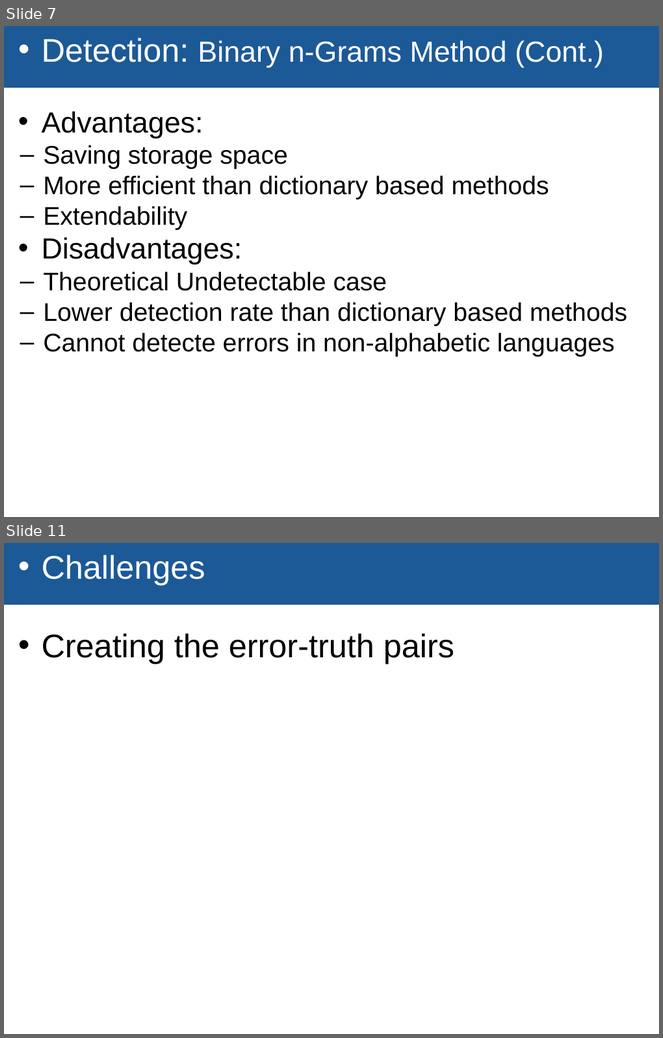
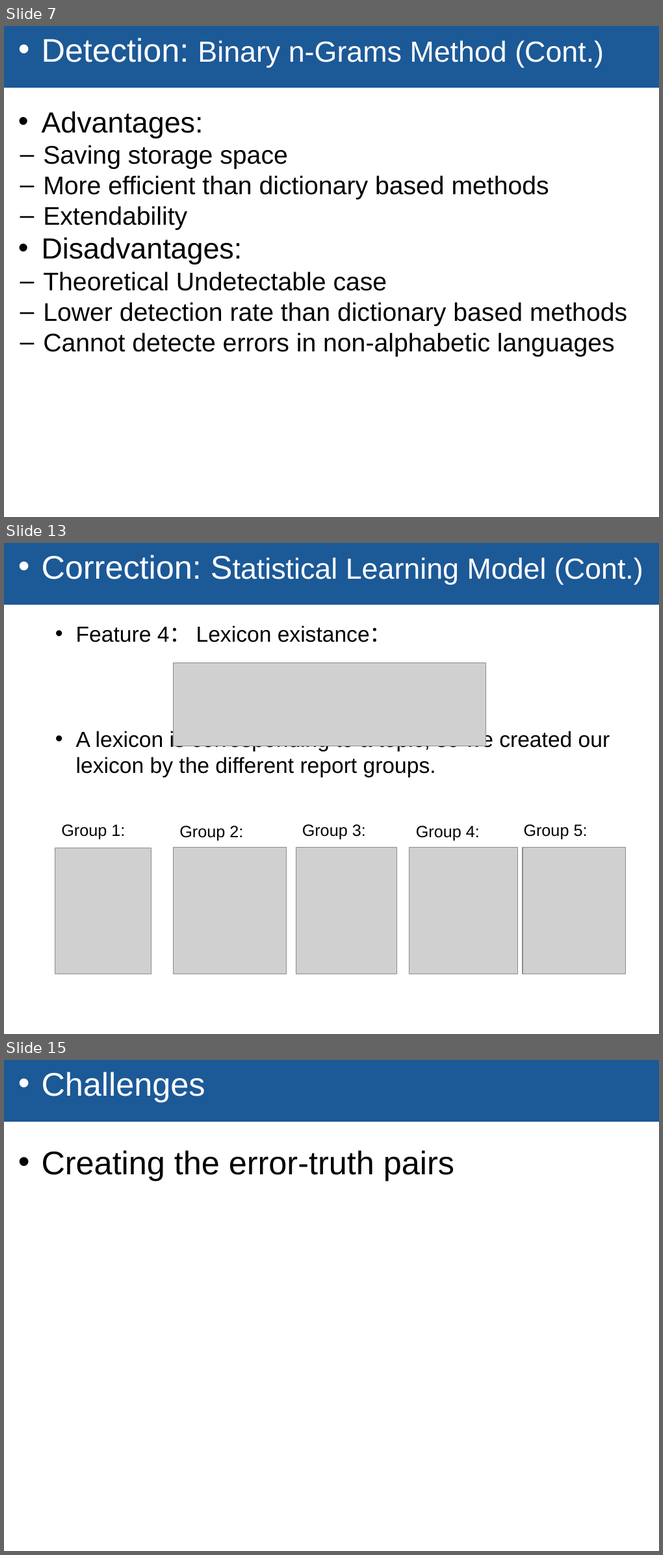
Before and after one commit to TZstatsADS/Fall2018-Project4-sec1-grp5, a slide deck: GR5243 pro4.pptx. Shown one above the other, each under a label of ours: slides 7 and 11 before the commit, slides 7, 13 and 15 after it; the slides between them are not shown. The pictures are 663x1038 and 663x1555 pixels, drawn with LibreOffice and Linux fonts; fonts in the diff are those of the drawing; grey boxes stand for pictures; background and template pictures are left out. Boxes give left, top, right and bottom in pixels: in the first picture for what was removed or moved away, otherwise in the second. Text is boxed around its words. In the diff, an @@ line names an element or a change of style, - is before the commit and + after.

```diff
--- a/GR5243 pro4.pptx
+++ b/GR5243 pro4.pptx
@@ slide 13 added at box(4, 543, 659, 1034), background #FFFFFF; not listed: 1 template element that a slide beside it also shows @@
@@ text added at box(42, 555, 644, 778), 24 pt, text #000000 @@
+• Correction: Statistical Learning Model (Cont.)
+    • Feature 4： Lexicon existance：
+    • A lexicon is corresponding to a topic, so we created our lexicon by the different report groups.
@@ picture added at box(173, 663, 486, 746) @@
@@ text added at box(61, 824, 125, 840), 18 pt, text #000000 @@
+Group 1:
@@ text added at box(180, 826, 243, 841), 18 pt, text #000000 @@
+Group 2:
@@ text added at box(302, 824, 366, 840), 18 pt, text #000000 @@
+Group 3:
@@ text added at box(416, 826, 480, 841), 18 pt, text #000000 @@
+Group 4:
@@ text added at box(524, 824, 588, 840), 18 pt, text #000000 @@
+Group 5:
@@ picture added at box(55, 848, 152, 974) @@
@@ picture added at box(173, 848, 286, 974) @@
@@ picture added at box(296, 848, 397, 974) @@
@@ picture added at box(410, 848, 518, 974) @@
@@ picture added at box(523, 848, 626, 974) @@
@@ what was slide 11 is now slide 15 @@
```
Also in this commit, not shown: 3 slides changed, 3 other slides added, 8 other files.
